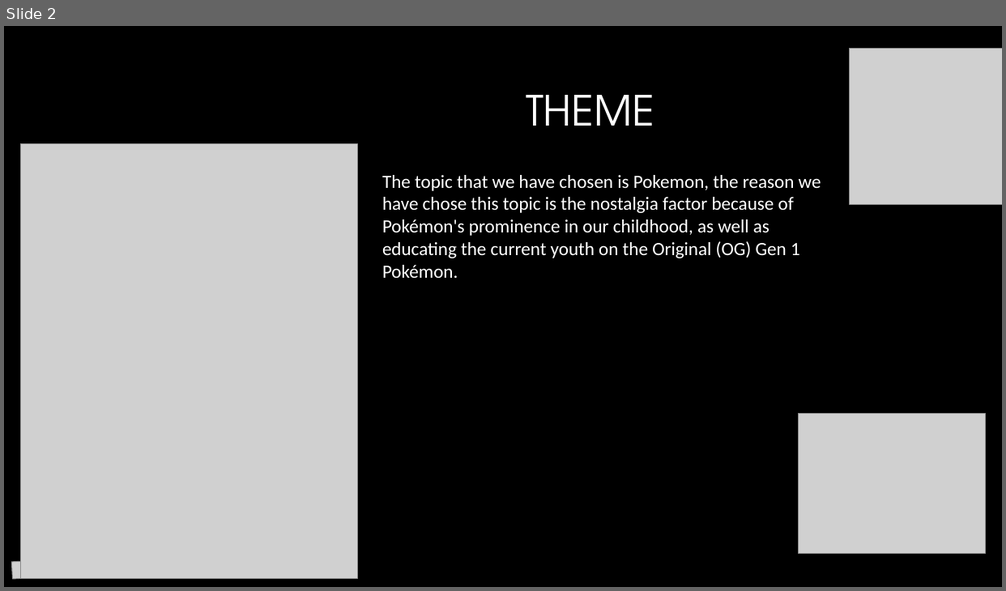
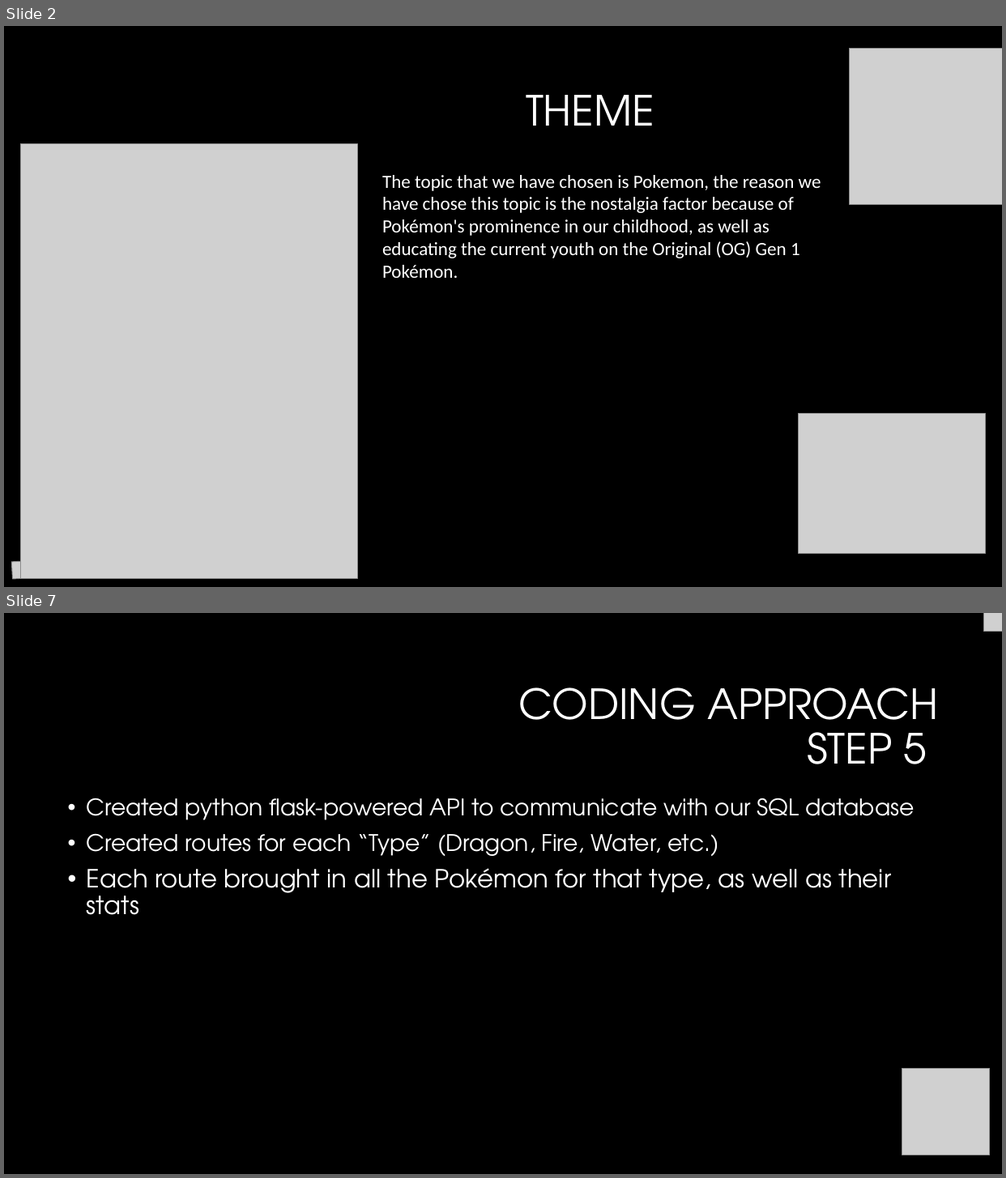
Before and after one commit to Dbuescher8/Pokemon-Project2, a slide deck: Presentation 2.pptx. Shown one above the other, each under a label of ours: slide 2 before the commit, slides 2 and 7 after it; the slides between them are not shown. The pictures are 1006x591 and 1006x1178 pixels, drawn with LibreOffice and Linux fonts; fonts in the diff are those of the drawing; grey boxes stand for pictures; background and template pictures are left out. Boxes give left, top, right and bottom in pixels: in the first picture for what was removed or moved away, otherwise in the second. Text is boxed around its words. In the diff, an @@ line names an element or a change of style, - is before the commit and + after.

```diff
--- a/Presentation 2.pptx
+++ b/Presentation 2.pptx
@@ slide 7 added at bbox=[4, 613, 1002, 1174], background #000000 @@
@@ picture added at bbox=[984, 613, 1002, 631] @@
@@ title added at bbox=[519, 688, 938, 764], 40 pt, text #FFFFFF @@
+CODING APPROACH
+STEP 5
@@ text added at bbox=[87, 798, 914, 915], 22 pt, text #FFFFFF @@
+• Created python flask-powered API to communicate with our SQL database
+• Created routes for each “Type” (Dragon, Fire, Water, etc.)
+• Each route brought in all the Pokémon for that type, as well as their stats
@@ picture added at bbox=[902, 1068, 990, 1155] @@
```
Also in this commit, not shown: 3 slides changed, 6 other slides added, 2 slides removed.
